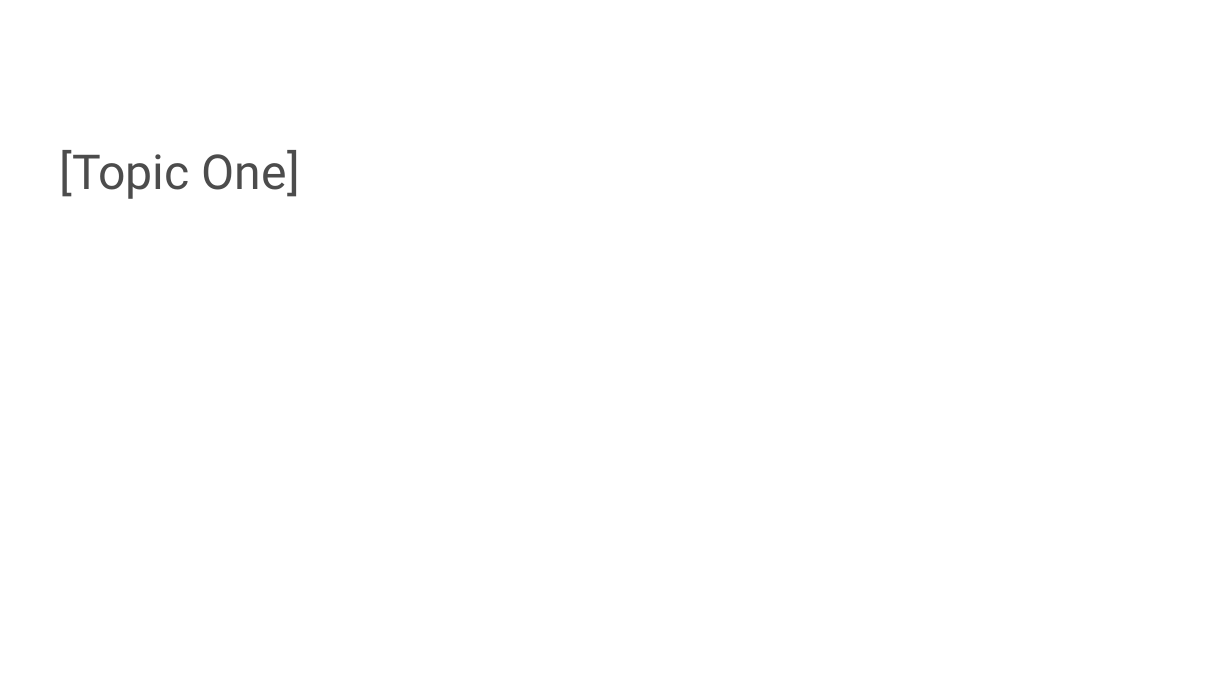
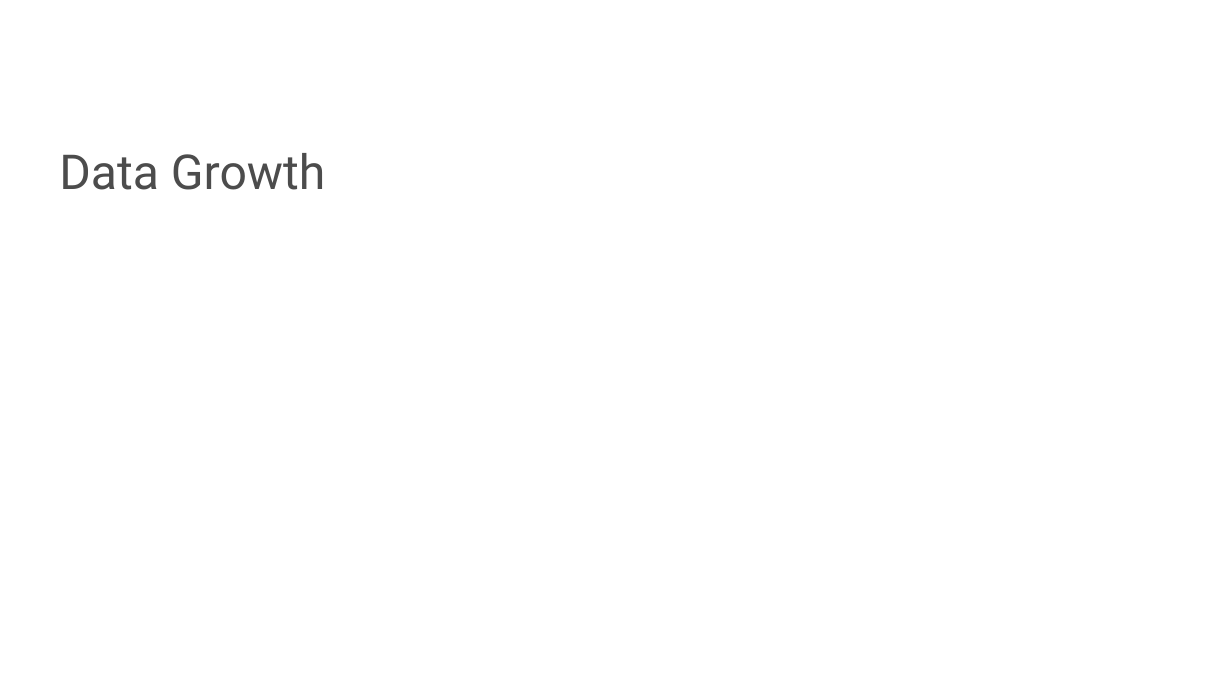
Before and after one commit to s-kyle-reed/data-lecture, a slide deck: slide 10 of lecture.pptx. Drawn at 1232x693 pixels with LibreOffice and Linux fonts; fonts in the diff are those of the drawing; background and template pictures are left out. Boxes give left, top, right and bottom in pixels: in the first picture for what was removed or moved away, otherwise in the second. Text is boxed around its words. In the diff, an @@ line names an element or a change of style, - is before the commit and + after.

```diff
--- a/lecture.pptx
+++ b/lecture.pptx
@@ title at box(59, 153, 325, 190): text changed @@
-[Topic One]
+Data Growth
```
Also in this commit, not shown: 1 other slide changed, 2 other files.
